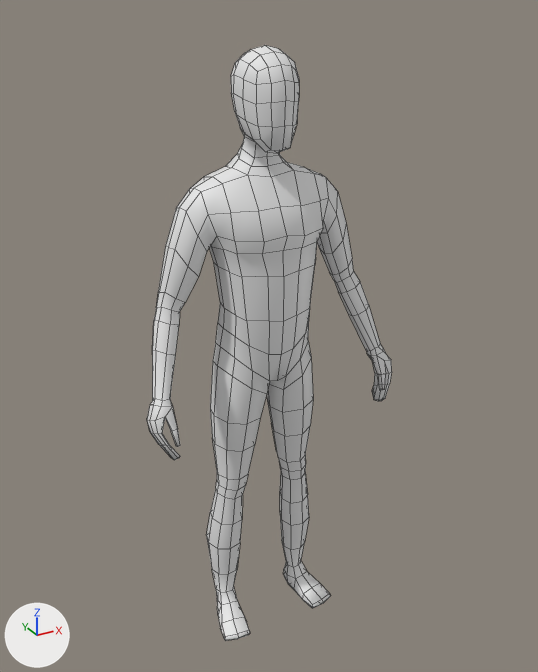
A saved change to the FBX model new RPG/Assets/Characters/Player.fbx.
One viewpoint serves both versions: a camera (50 mm lens) standing at (-0.946, -1.744, 1.862) and looking at (0.028, 0.028, 0.977). The lights are fixed; the arrows at lower left show +X, +Y and +Z. Mesh edges are drawn as thin lines.
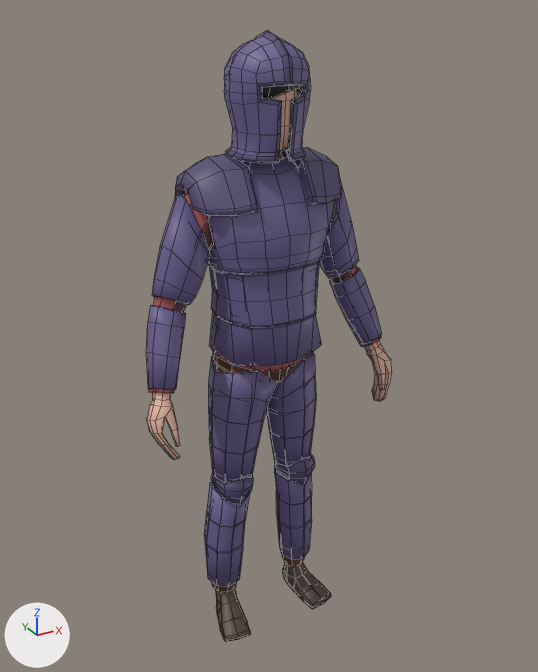
Pixel boxes [x1, y1, x2, y2] of what changed, in the pictures (538 x 672 px):
'Cube', recoloured (white to brown)
    both: [147, 45, 392, 641]
'Platebody', added (blue)
    after: [146, 147, 382, 393]
    faces in mat_metal (blue #6b6090): [146, 150, 382, 389]
    faces in mat_metal_dark (dark blue #564d74): [175, 147, 342, 249]
    faces in mat_underclothes (black #414141): [160, 207, 371, 392]
'Platelegs', added (blue)
    after: [204, 352, 316, 592]
    faces in mat_metal (blue #6b6090): [204, 352, 316, 587]
    faces in mat_metal_dark (dark blue #564d74): [211, 454, 315, 507]
    faces in mat_underclothes (black #414141): [212, 353, 312, 592]
'Helmet', added (blue)
    after: [224, 30, 311, 163]
    faces in mat_metal (blue #6b6090): [224, 36, 311, 156]
    faces in mat_metal_dark (dark blue #564d74): [225, 30, 308, 163]
'Shoes', added
    after: [215, 562, 331, 642]
'Shirt', added (brown)
    after: [149, 190, 381, 393]
'Pants', added
    after: [211, 354, 310, 592]
'Hair', added
    after: [262, 85, 302, 99]

The change, as a diff of the scene's bpy script:
```diff
--- a/new RPG/Assets/Characters/Player.fbx.py
+++ b/new RPG/Assets/Characters/Player.fbx.py
@@ me_cube_001 @@
 me_cube_001.from_pydata(...)  # 696 vertices, 694 faces; spans x -0.39..0.39, y -0.14..0.13, z 0.0..1.78
-me_cube_001.materials.append(mat_material)  # white #e7e7e7
+me_cube_001.materials.append(mat_skin)  # beige #e7b8a3
@@ ob_shoes @@
+ob_shoes = bpy.data.objects.new('Shoes', me_cube_010)  # 98 vertices, 88 faces; spans x -0.204..0.204, y -0.116..0.079, z 0.002..0.091; in mat_shoe (brown #53453a)
+ob_shoes.location = (0.0, 0.0, -0.003)
@@ ob_platebody @@
+ob_platebody = bpy.data.objects.new('Platebody', me_cube_005)  # 674 vertices, 610 faces; spans x -0.377..0.377, y -0.145..0.148, z -0.32..0.295; in mat_metal (blue #6b6090), mat_metal_dark (dark purple #564d73), mat_underclothes (black #414141), mat_black (black #1b1b1b)
+ob_platebody.location = (0.0, 0.01, 1.223)
@@ ob_hair @@
+ob_hair = bpy.data.objects.new('Hair', me_cube_011)  # 132 vertices, 130 faces; spans x -0.101..0.097, y -0.115..0.108, z 1.601..1.798; in mat_hair (black #2b261e)
+ob_hair.location = (0.0, 0.0, -0.003)
@@ ob_platelegs @@
+ob_platelegs = bpy.data.objects.new('Platelegs', me_cube_006)  # 472 vertices, 386 faces; spans x -0.195..0.195, y -0.119..0.097, z -0.506..0.396; in mat_metal (blue #6b6090), mat_metal_dark (dark purple #564d73), mat_underclothes (black #414141), mat_black (black #1b1b1b)
+ob_platelegs.location = (0.0, 0.018, 0.604)
@@ ob_helmet @@
+ob_helmet = bpy.data.objects.new('Helmet', me_cube_012)  # 392 vertices, 390 faces; spans x -0.106..0.106, y -0.127..0.12, z -0.156..0.149; in mat_metal (blue #6b6090), mat_metal_dark (dark purple #564d73)
+ob_helmet.location = (0.0, -0.006, 1.665)
@@ ob_pants @@
+ob_pants = bpy.data.objects.new('Pants', me_cube_008)  # 227 vertices, 212 faces; spans x -0.192..0.192, y -0.101..0.115, z 0.101..1.002; in mat_pants (brown #8f6249)
+ob_pants.location = (0.0, 0.0, -0.003)
@@ ob_shirt @@
+ob_shirt = bpy.data.objects.new('Shirt', me_cube_009)  # 250 vertices, 232 faces; spans x -0.376..0.376, y -0.121..0.129, z 0.906..1.511; in mat_shirt (brown #aa5456)
+ob_shirt.location = (0.0, 0.0, -0.003)
```
